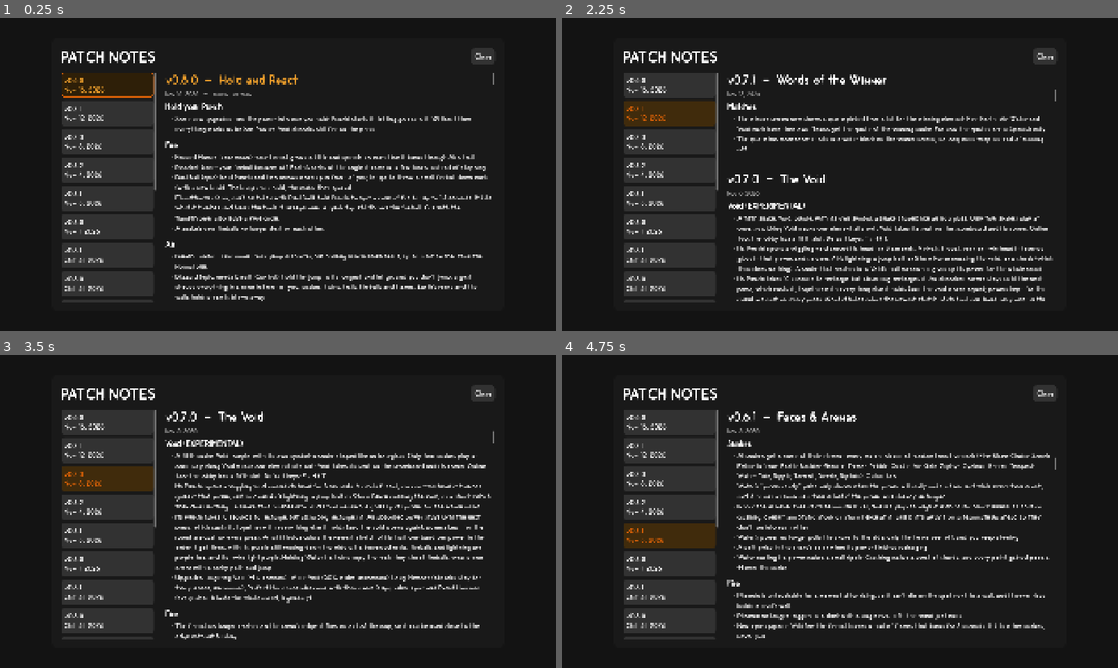
Above: before the commit, frames 1-4 (two rows, left to right).
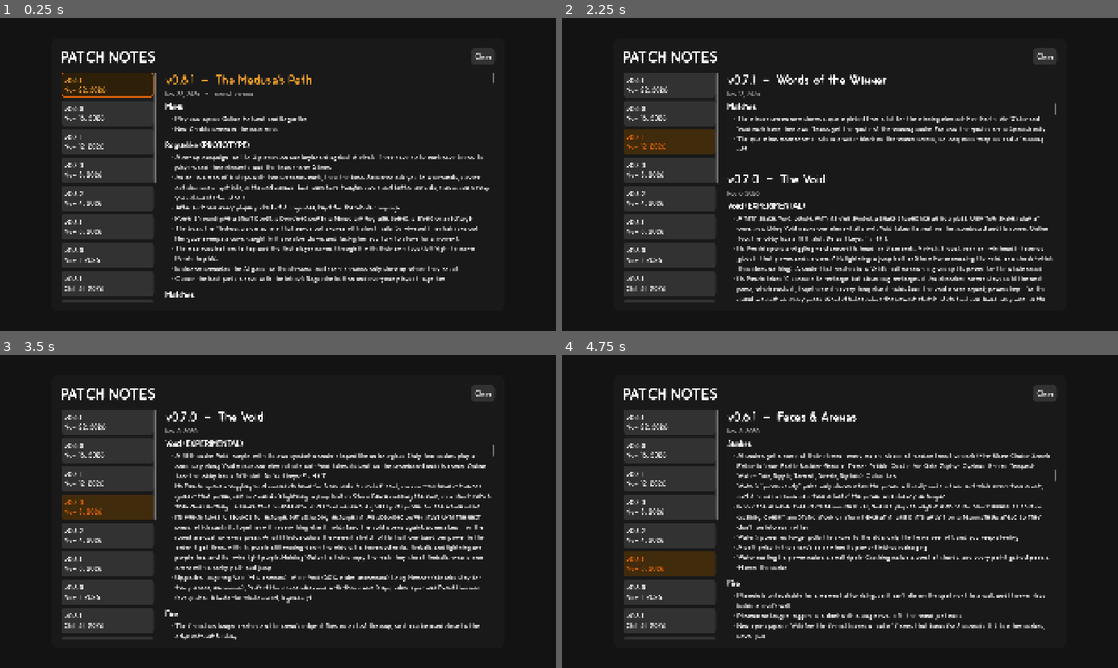
Above: after the commit, the same moments.

Repository: Raikul/pune-plus
Game: Godot game, scene res://scenes/patch_notes.tscn
Two runs of this game, one before a commit and one after it. Both use one fixed random seed, a clock stepped at 60 frames per second and the inputs below. This scene is started directly instead of the project's main scene. Sound files missing from this copy of the repository are replaced by a short silence.
Inputs (mouse positions are in pixels of both pictures, inside the frame that each line leads up to):
- Up to frame 1 (0.25 s): no input
- Up to frame 2 (2.25 s): click "v0.8.0 Nov 16, 2026" at 0.5 s; click (667, 83) at 1.25 s, where only the run after the commit has a clickable "v0.8.1 Nov 22, 2026"; click "v0.7.1 Nov 12, 2026" at 2 s
- Up to frame 3 (3.5 s): click "v0.7.0 Nov 5, 2026" at 2.75 s
- Up to frame 4 (4.75 s): click "v0.6.2 Nov 4, 2026" at 3.5 s; click "v0.6.1 Nov 3, 2026" at 4.25 s

The runs differ from the first frame. In frame 1, 9.1% of the frame differs, in the area x 11-89%, y 18-91%; in frame 2, 2.9%; in frame 3, 2.9%; in frame 4, 3.0%.

Commit message:
0.8.1 The Medusa's Path: patch notes and version

Diff:
--- a/project.godot
+++ b/project.godot
@@ -15,7 +15,7 @@
 [application]
 
 config/name="Pune"
-config/version="0.8.0"
+config/version="0.8.1"
 run/main_scene="res://scenes/menu.tscn"
 config/features=PackedStringArray("4.6", "GL Compatibility")
 config/icon="res://icon.svg"
--- a/scripts/patch_notes/patch_notes.gd
+++ b/scripts/patch_notes/patch_notes.gd
@@ -12,6 +12,42 @@
 const STAGE = "Alpha"
 
 const RELEASES = [
+	{
+		"version": "0.8.1",
+		"name": "The Medusa's Path",
+		"date": "2026-11-22",
+		"sections": [
+			["Menu", [
+				"Play now opens Online, Hotseat and Roguelike.",
+				"New Credits screen in the main menu.",
+			]],
+			["Roguelike (PROTOTYPE)", [
+				"A co-op campaign for 1 to 3 players on one keyboard against AI rivals. Three save slots; each save keeps its players and their elements, and the team shares 3 lives.",
+				"An act is a map of 8 steps with two scenarios each, then the boss. Scenarios ask you to win rounds, survive, eat shrooms or get kills, in themed arenas. Hard ones have tougher rivals and better rewards; special ones swap your elements for others.",
+				"After each win every player picks 1 of 3 upgrades, kept for the whole campaign.",
+				"Power shrooms give a short boost: a borrowed power, a temporary upgrade, speed, a shield or a recharge.",
+				"The boss, the Medusa: a slow sphere that sends out snakes with short trails. Survive until her hair runs out. Her gaze sweeps a cone: caught in it you slow down, and facing her you turn to stone for a moment.",
+				"The map runs bottom to top and the first player moves through it with their own keys (left/right to move, Punchi to pick).",
+				"In shroom scenarios the AI goes for the shrooms, and score shrooms only show up where they count.",
+				"Online: the host picks a save with the lobby's Roguelike button and everyone plays it together.",
+			]],
+			["Matches", [
+				"After 1 minute of a round the arena starts closing in from the edges, down to nothing in 25 seconds, like a battle royale: every round has a time limit now. Not in the Medusa fight.",
+			]],
+			["Earth", [
+				"While its stone armor is on, Earth breaks the common trails it goes through.",
+			]],
+			["Void", [
+				"A fireball cast together with Earth's rocks flies over its own rocks.",
+				"Online: casting Water and Earth together no longer makes the twin look rocky only on Void's screen.",
+				"On the winner screen Void shows off all four powers at random.",
+			]],
+			["Other", [
+				"Each run keeps a log (the last 30) to help track down crashes.",
+				"Debug console: the new powers and upgrades are in it.",
+			]],
+		],
+	},
 	{
 		"version": "0.8.0",
 		"name": "Hold and React",
